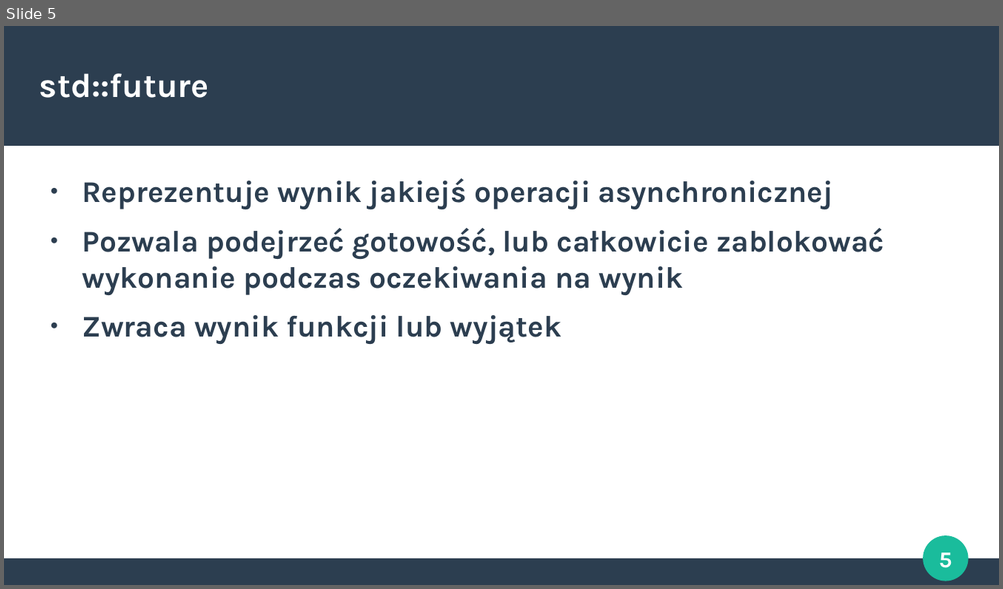
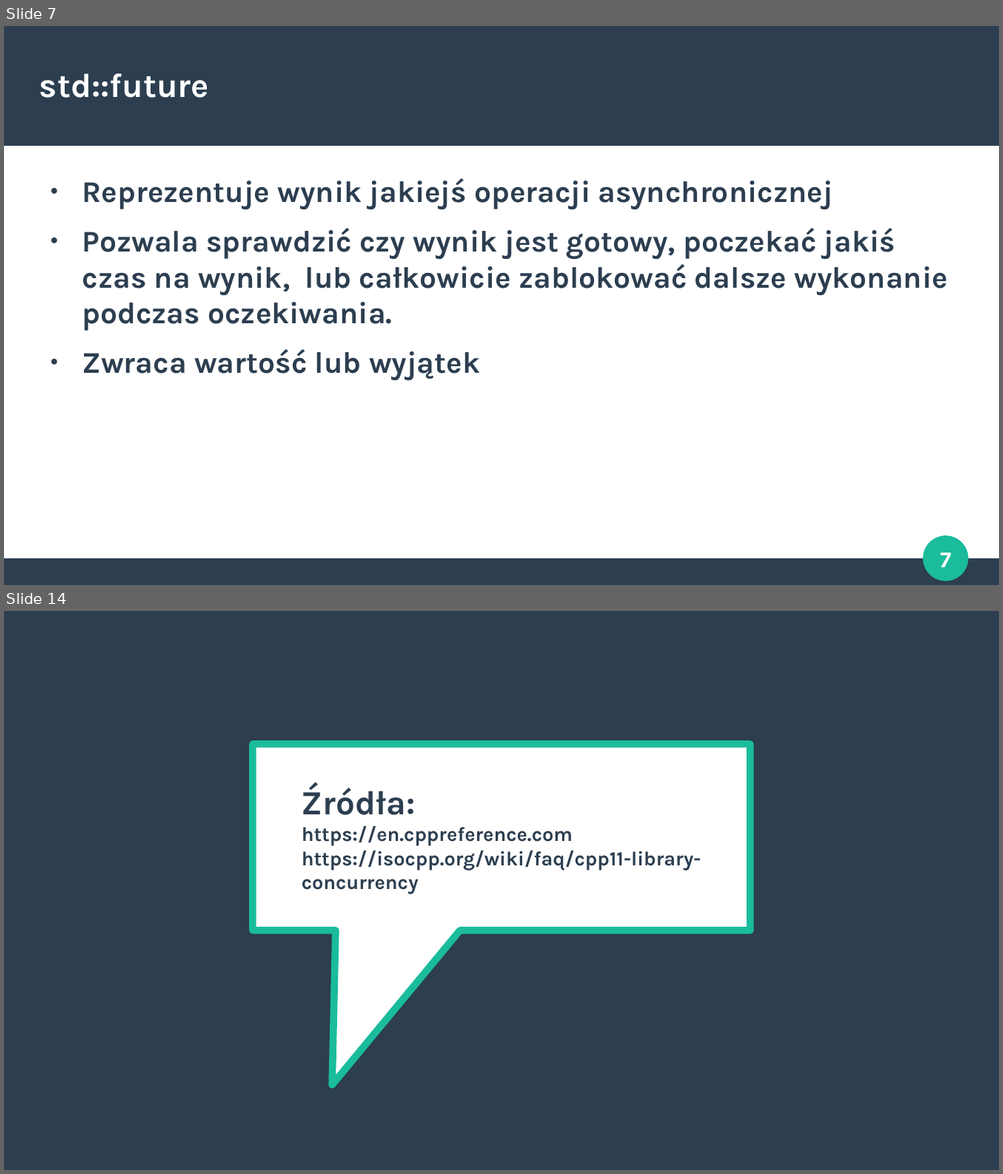
Before and after one commit to Crustacean1/Nitkowce, a slide deck: Prezka/Threads.odp. Shown one above the other, each under a label of ours: slide 5 before the commit, slides 7 and 14 after it; the slides between them are not shown. The pictures are 1003x589 and 1003x1174 pixels, drawn with LibreOffice and Linux fonts; fonts in the diff are those of the drawing. Boxes give left, top, right and bottom in pixels: in the first picture for what was removed or moved away, otherwise in the second. Text is boxed around its words. In the diff, an @@ line names an element or a change of style, - is before the commit and + after.

```diff
--- a/Prezka/Threads.odp
+++ b/Prezka/Threads.odp
@@ slide 14 added at (x1=4, y1=611, x2=999, y2=1170), background #FFFFFF @@
@@ rectangle added at (x1=4, y1=611, x2=999, y2=1170), fill #2C3E50 @@
@@ speech box added at (x1=253, y1=745, x2=751, y2=931), fill #FFFFFF, outline #1ABC9C 5.67 pt @@
@@ title added at (x1=301, y1=784, x2=701, y2=894), 16 pt, text #2C3E50, bold @@
+Źródła:
+https://en.cppreference.com
+https://isocpp.org/wiki/faq/cpp11-library-concurrency
@@ what was slide 5 is now slide 7 @@
@@ slide 7 changed as well @@
@@ text at (x1=82, y1=228, x2=948, y2=380): text changed @@
-● Pozwala podejrzeć gotowość, lub całkowicie zablokować wykonanie podczas oczekiwania na wynik
-● Zwraca wynik funkcji lub wyjątek
+● Pozwala sprawdzić czy wynik jest gotowy, poczekać jakiś czas na wynik, lub całkowicie zablokować dalsze wykonanie podczas oczekiwania.
+● Zwraca wartość lub wyjątek
@@ page number at (x1=939, y1=553, x2=950, y2=568): text changed @@
-5
+7
```
Also in this commit, not shown: 4 other slides changed, 8 other slides added, 3 slides removed.
